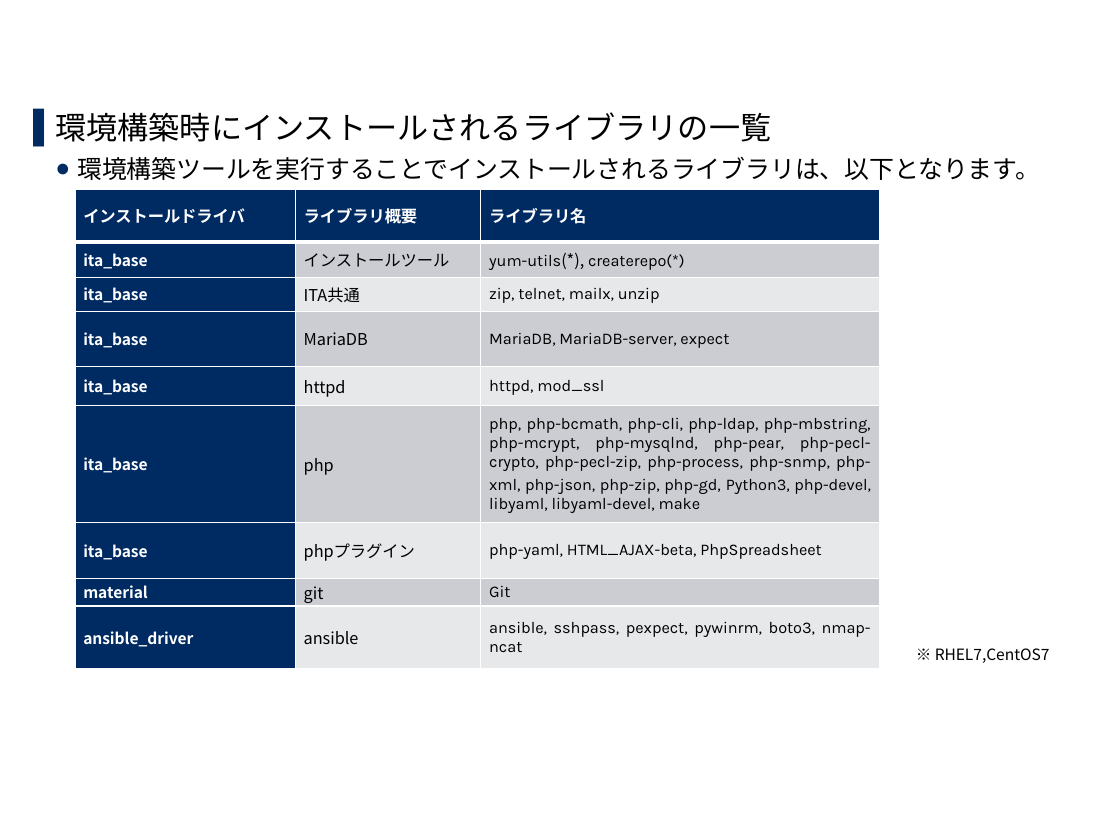
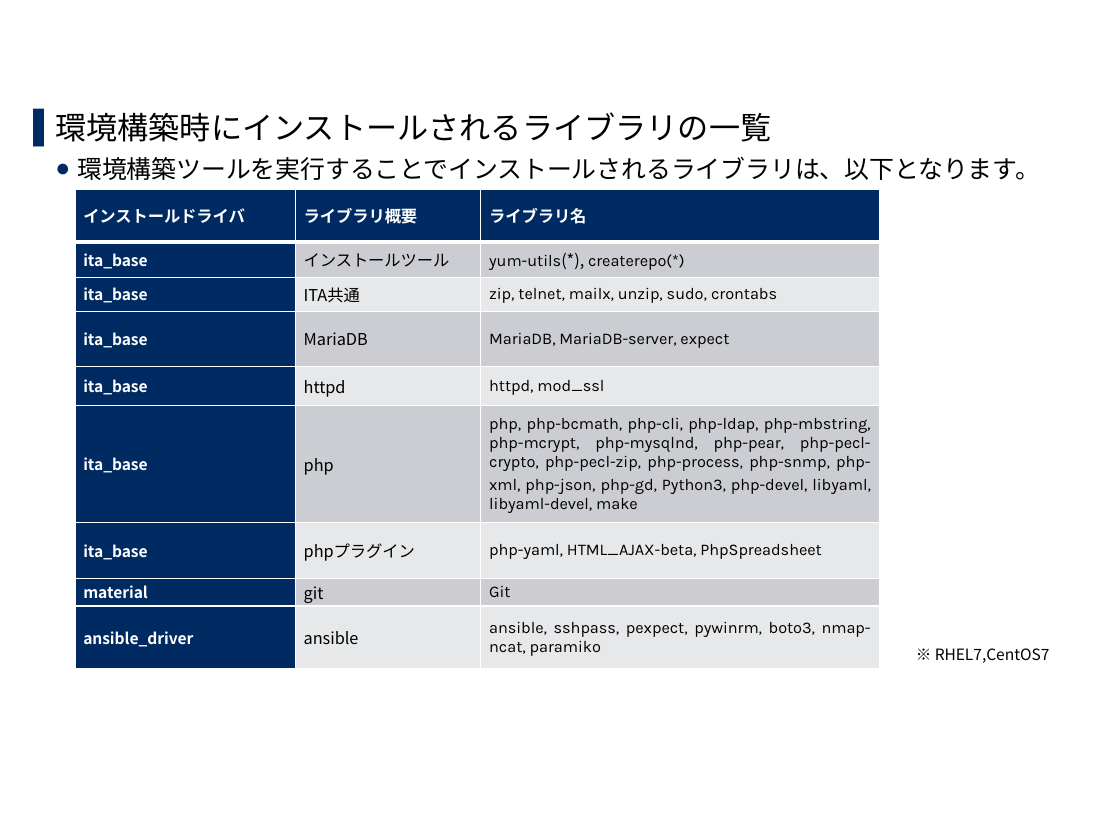
Before and after one commit to exastro-suite/it-automation-docs, a slide deck: slide 19 of asset/Learn_ja/ITA-online-install_ja.pptx. Drawn at 1120x840 pixels with LibreOffice and Linux fonts; fonts in the diff are those of the drawing; background and template pictures are left out. Boxes give left, top, right and bottom in pixels: in the first picture for what was removed or moved away, otherwise in the second. Text is boxed around its words. In the diff, an @@ line names an element or a change of style, - is before the commit and + after.

Commit message:
2020/07/21 18:07:09

```diff
--- a/asset/Learn_ja/ITA-online-install_ja.pptx
+++ b/asset/Learn_ja/ITA-online-install_ja.pptx
@@ table at (75,189,880,670) @@
-row 3, column 3: zip, telnet, mailx, unzip
+row 3, column 3: zip, telnet, mailx, unzip, sudo, crontabs
-row 6, column 3: php, php-bcmath, php-cli, php-ldap, php-mbstring, php-mcrypt, php-mysqlnd, php-pear, php-pecl-crypto, php-pecl-zip, php-process, php-snmp, php-xml, php-json, php-zip, php-gd, Python3, php-devel, libyaml, libyaml-devel, make
+row 6, column 3: php, php-bcmath, php-cli, php-ldap, php-mbstring, php-mcrypt, php-mysqlnd, php-pear, php-pecl-crypto, php-pecl-zip, php-process, php-snmp, php-xml, php-json, php-gd, Python3, php-devel, libyaml, libyaml-devel, make
-row 9, column 3: ansible, sshpass, pexpect, pywinrm, boto3, nmap-ncat
+row 9, column 3: ansible, sshpass, pexpect, pywinrm, boto3, nmap-ncat, paramiko
```
Also in this commit, not shown: 5 other slides changed.
